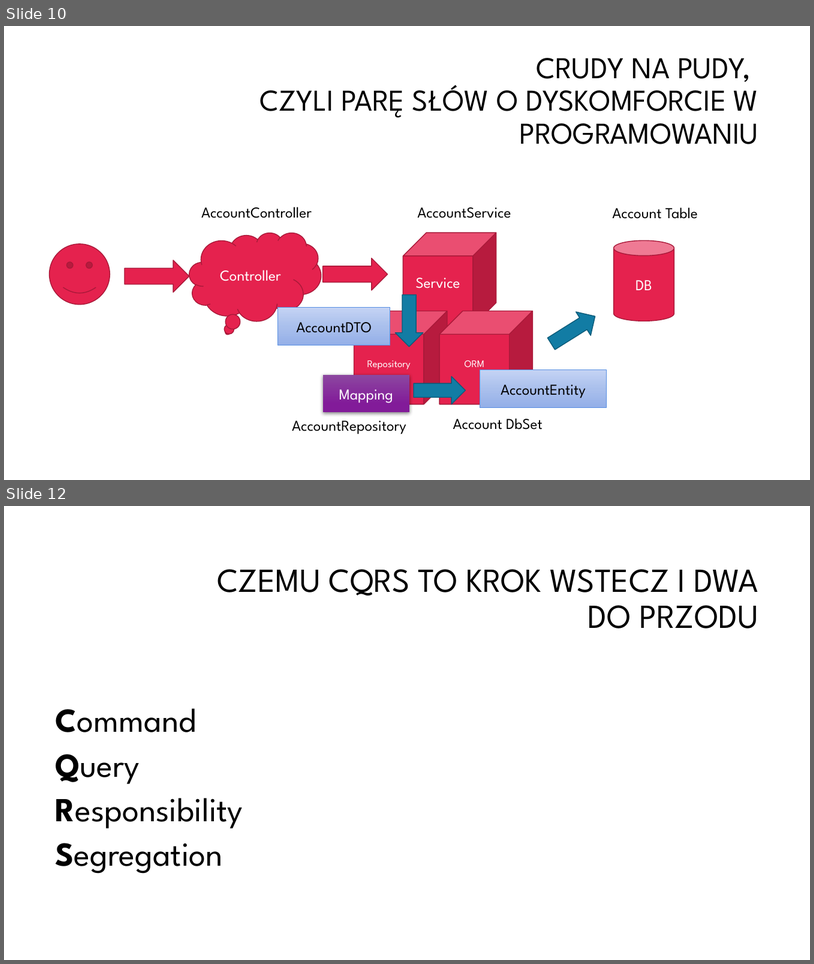
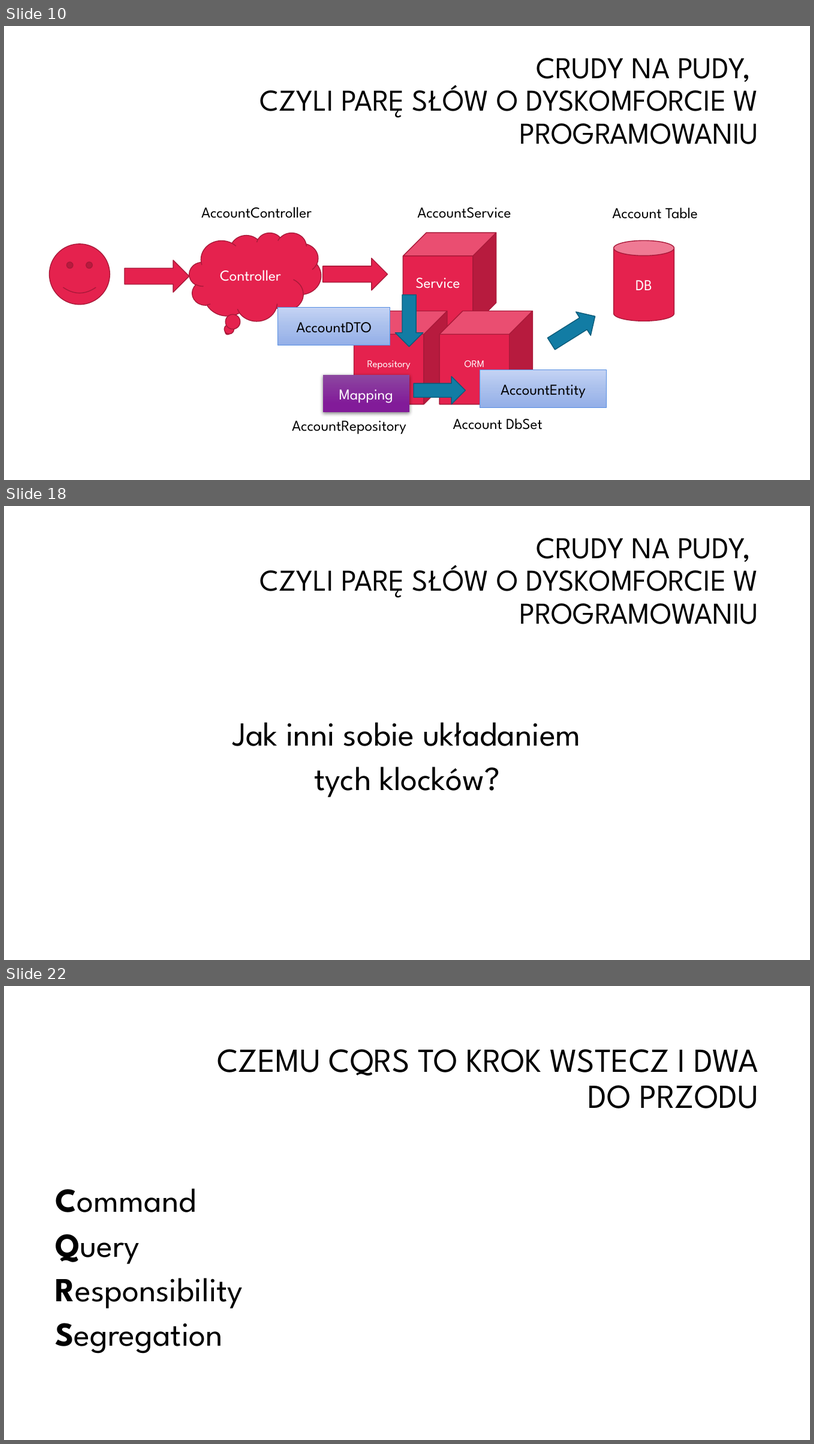
Before and after one commit to oskardudycz/EventSourcing.NetCore, a slide deck: Slides.pptx. Shown one above the other, each under a label of ours: slides 10 and 12 before the commit, slides 10, 18 and 22 after it; the slides between them are not shown. The pictures are 814x964 and 814x1444 pixels, drawn with LibreOffice and Linux fonts; fonts in the diff are those of the drawing; background and template pictures are left out. Boxes give left, top, right and bottom in pixels: in the first picture for what was removed or moved away, otherwise in the second. Text is boxed around its words. In the diff, an @@ line names an element or a change of style, - is before the commit and + after.

```diff
--- a/Slides.pptx
+++ b/Slides.pptx
@@ slide 18 added at [4,506,810,960], background #FFFFFF @@
@@ title added at [260,538,759,624], 36 pt, text #000000 @@
+CRUDY NA PUDY,
+CZYLI PARĘ SŁÓW O DYSKOMFORCIE W PROGRAMOWANIU
@@ text added at [233,722,581,797], 40 pt, text #000000 @@
+Jak inni sobie układaniem
+tych klocków?
@@ what was slide 12 is now slide 22 @@
```
Also in this commit, not shown: 10 other slides added, 1 slide removed.
